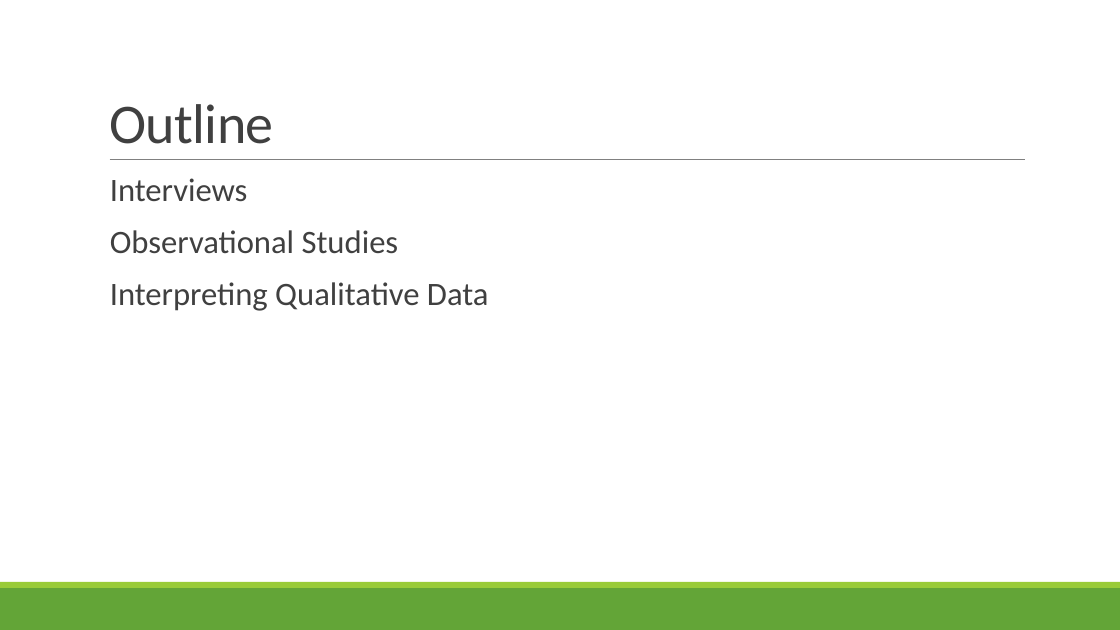
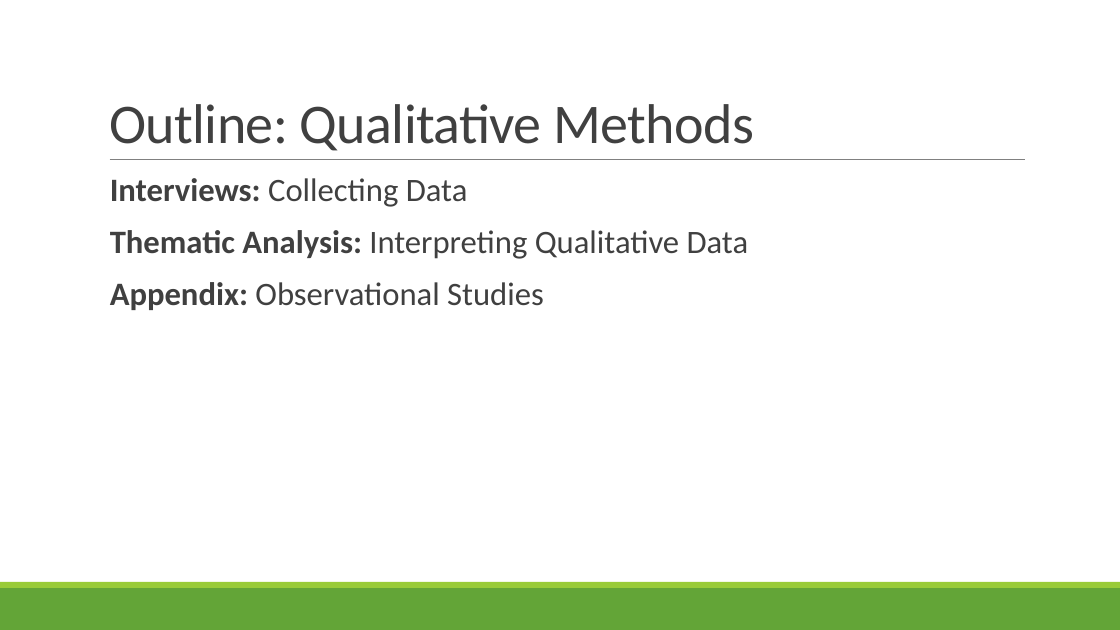
Before and after one commit to rbohrer/pl-course, a slide deck: slide 2 of LectureSlides/09Design3.pptx. Drawn at 1120x630 pixels with LibreOffice and Linux fonts; fonts in the diff are those of the drawing. Boxes give left, top, right and bottom in pixels: in the first picture for what was removed or moved away, otherwise in the second. Text is boxed around its words. In the diff, an @@ line names an element or a change of style, - is before the commit and + after.

```diff
--- a/LectureSlides/09Design3.pptx
+++ b/LectureSlides/09Design3.pptx
@@ title at [109,104,754,151]: text changed @@
-Outline
+Outline: Qualitative Methods
@@ text at [110,178,749,310]: text changed @@
-  Interviews
-  Observational Studies
-  Interpreting Qualitative Data
+  Interviews: Collecting Data
+  Thematic Analysis: Interpreting Qualitative Data
+  Appendix: Observational Studies
```
Also in this commit, not shown: 1 other slide changed, 18 slides added, 2 slides removed.
